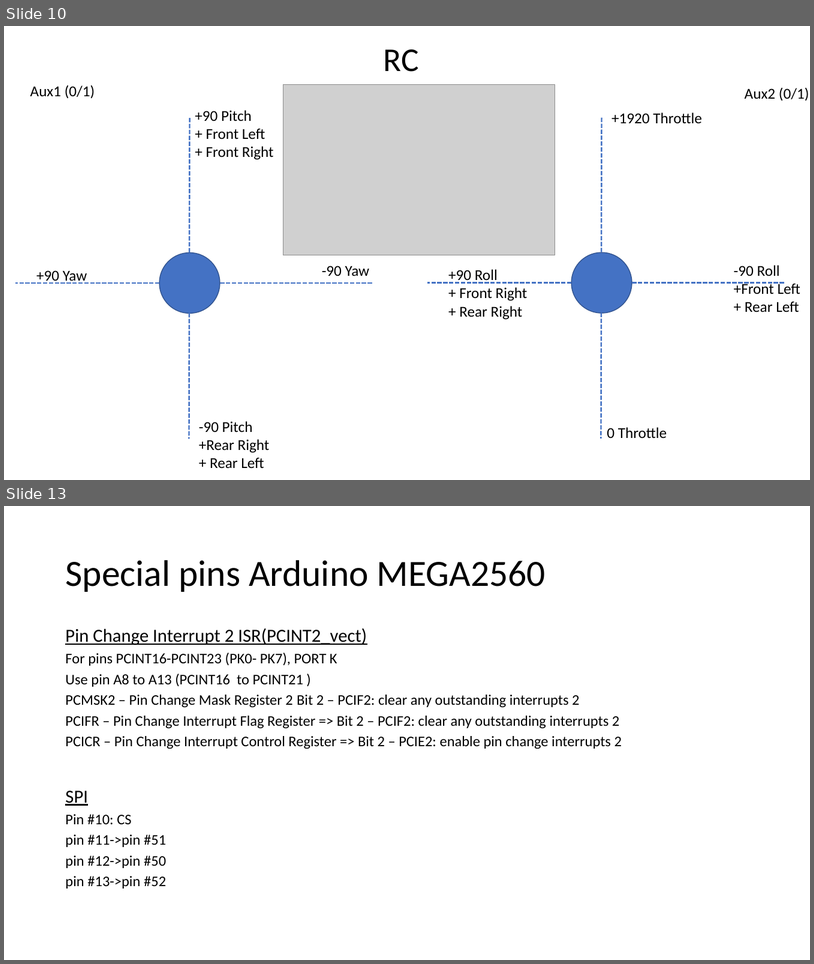
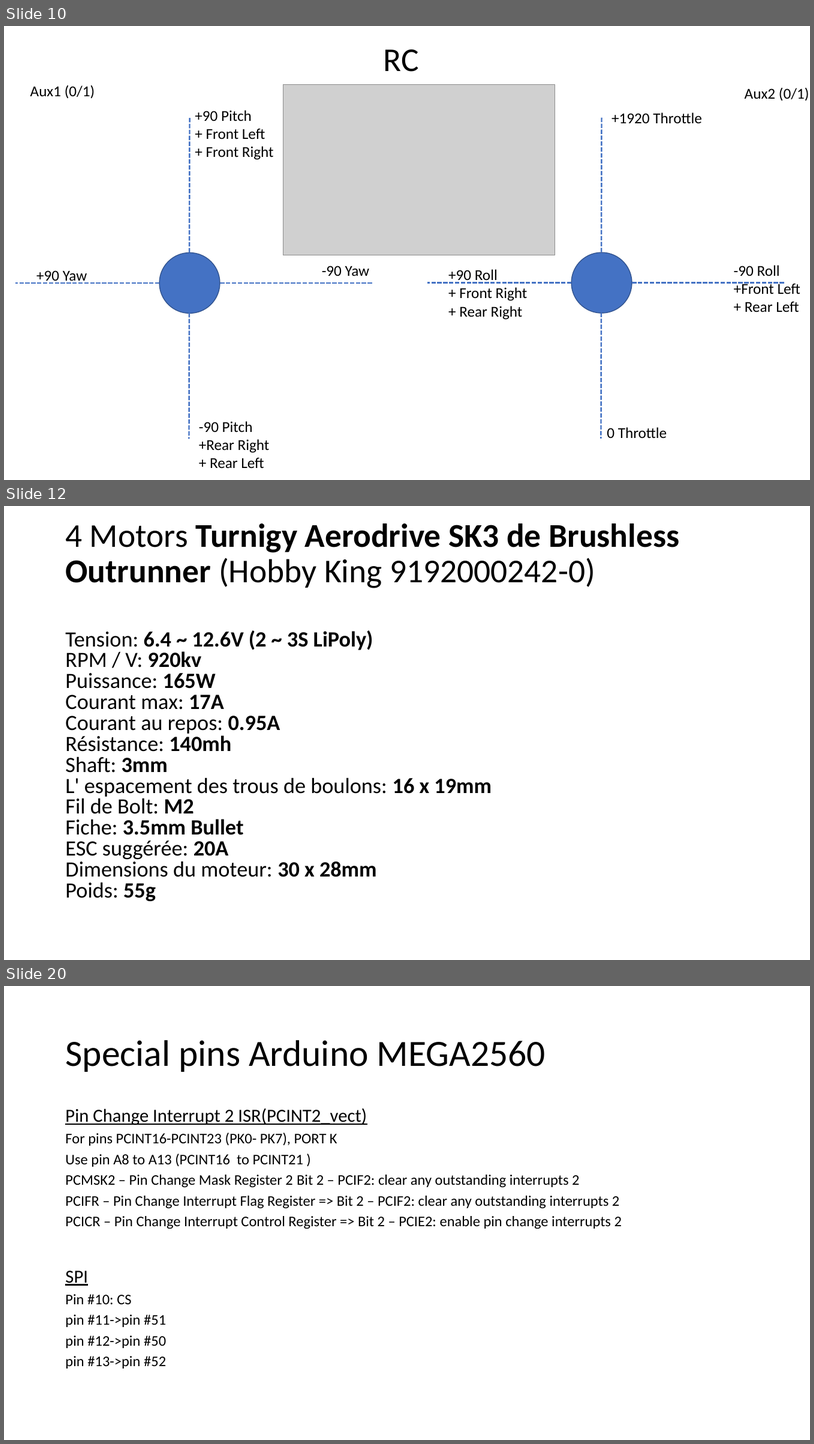
Before and after one commit to RobotEdh/RobotMicroControl, a slide deck: libraries/Diagramm Drone.pptx. Shown one above the other, each under a label of ours: slides 10 and 13 before the commit, slides 10, 12 and 20 after it; the slides between them are not shown. The pictures are 814x964 and 814x1444 pixels, drawn with LibreOffice and Linux fonts; fonts in the diff are those of the drawing; grey boxes stand for pictures. Boxes give left, top, right and bottom in pixels: in the first picture for what was removed or moved away, otherwise in the second. Text is boxed around its words. In the diff, an @@ line names an element or a change of style, - is before the commit and + after.

```diff
--- a/libraries/Diagramm Drone.pptx
+++ b/libraries/Diagramm Drone.pptx
@@ slide 12 added at box(4, 506, 810, 960), background #FFFFFF @@
@@ title added at box(65, 523, 680, 588), 39.6 pt, text #000000, bold @@
+4 Motors Turnigy Aerodrive SK3 de Brushless Outrunner (Hobby King 9192000242-0)
@@ text added at box(65, 630, 492, 901), 25.9 pt, text #000000 @@
+Tension: 6.4 ~ 12.6V (2 ~ 3S LiPoly)
+RPM / V: 920kv
+Puissance: 165W
+Courant max: 17A
+Courant au repos: 0.95A
+Résistance: 140mh
+Shaft: 3mm
+L' espacement des trous de boulons: 16 x 19mm
+Fil de Bolt: M2
+Fiche: 3.5mm Bullet
+ESC suggérée: 20A
+Dimensions du moteur: 30 x 28mm
+Poids: 55g
@@ what was slide 13 is now slide 20 @@
```
Also in this commit, not shown: 3 slides changed, 7 other slides added, 1 slide removed, 3 other files.
